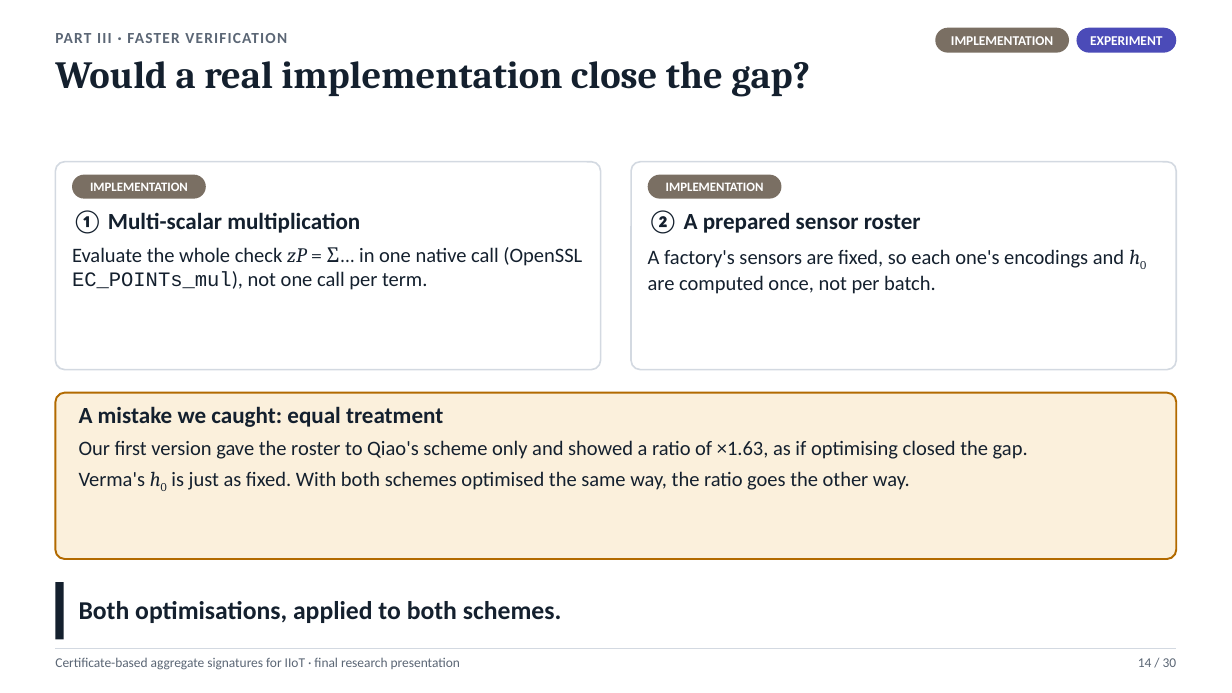
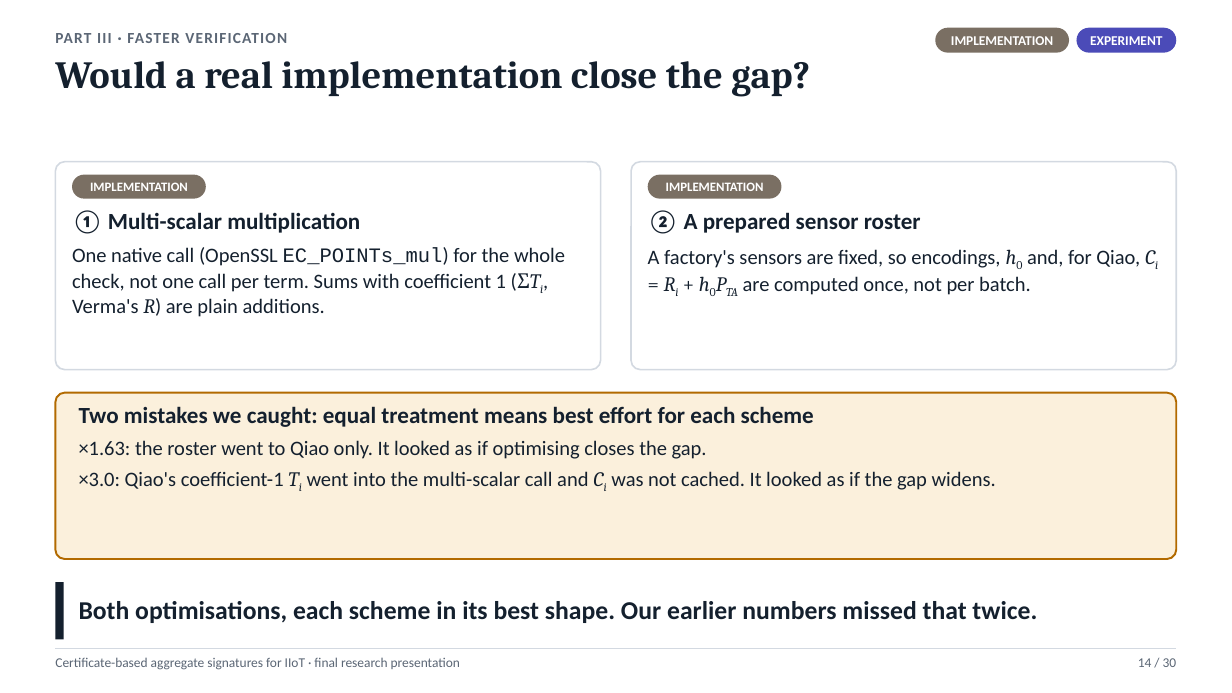
Before and after one commit to Anurag-1205/Certificate-Based-Aggregate-Signature, a slide deck: slide 14 of presentation/CBAS_Final_Presentation.pptx. Drawn at 1232x693 pixels with LibreOffice and Linux fonts; fonts in the diff are those of the drawing. Boxes give left, top, right and bottom in pixels: in the first picture for what was removed or moved away, otherwise in the second. Text is boxed around its words. In the diff, an @@ line names an element or a change of style, - is before the commit and + after.

Commit message:
Apply the review fixes to the final presentation
Correct the Part III claim to "x2.4 before and after optimisation" on
every slide that carried it. Add a standalone problem slide, explain the
reproduced attack on the recap and in backup B15, and define F1/F2 and
Te/Ta/Th where first used. Retag the aggregator property as known and
mark the aggregation-security card as the paper's argument. Presenter
cues are off by default; backup B16 lists the references. Still 30 main
slides.

```diff
--- a/presentation/CBAS_Final_Presentation.pptx
+++ b/presentation/CBAS_Final_Presentation.pptx
@@ text at box(72, 247, 565, 317): text changed @@
-Evaluate the whole check zP = Σ… in one native call (OpenSSL EC_POINTs_mul), not one call per term.
+One native call (OpenSSL EC_POINTs_mul) for the whole check, not one call per term. Sums with coefficient 1 (ΣTi, Verma's R) are plain additions.
@@ text at box(648, 249, 1140, 295): text changed @@
-A factory's sensors are fixed, so each one's encodings and h0 are computed once, not per batch.
+A factory's sensors are fixed, so encodings, h0 and, for Qiao, Ci = Ri + h0PTA are computed once, not per batch.
@@ text at box(79, 406, 996, 490): text changed @@
-A mistake we caught: equal treatment
-Our first version gave the roster to Qiao's scheme only and showed a ratio of ×1.63, as if optimising closed the gap.
-Verma's h0 is just as fixed. With both schemes optimised the same way, the ratio goes the other way.
+Two mistakes we caught: equal treatment means best effort for each scheme
+×1.63: the roster went to Qiao only. It looked as if optimising closes the gap.
+×3.0: Qiao's coefficient-1 Ti went into the multi-scalar call and Ci was not cached. It looked as if the gap widens.
@@ text at box(79, 601, 1037, 623): text changed @@
-Both optimisations, applied to both schemes.
+Both optimisations, each scheme in its best shape. Our earlier numbers missed that twice.
```
Also in this commit, not shown: 23 other slides changed, 3 slides added, 1 slide removed, 15 other files.
